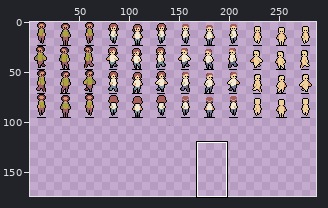
Pixel-art file: ART/Jacson/Sprites/NPCs.aseprite. Above: a wide view before the commit, with the close-up outlined.
Close-up. Before the edit:
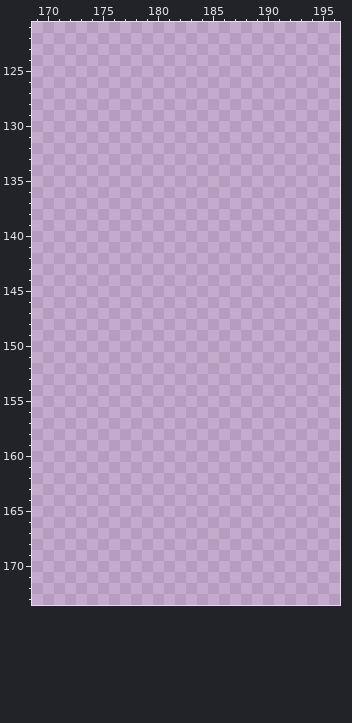
288x192 pixels, 1 frame. Shown: x 169..196, y 121..173. The wide view leaves out empty margins.
Visible layers, top first: "Hair", "Clothing", "Fleshy".
Palette (. is transparent): 
And afterwards:
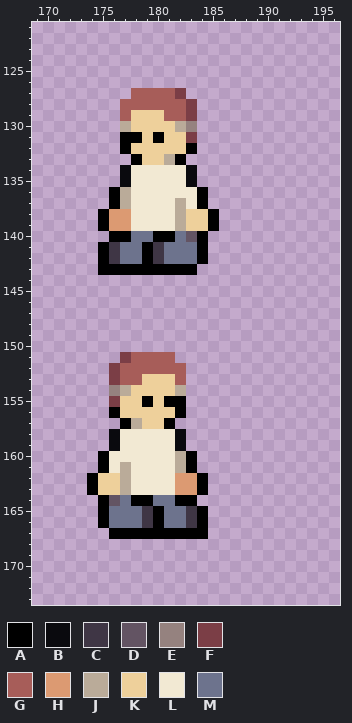
Colours new in this view: A #000000  B #0a0a0e  C #3f3645  D #635463  E #95827f  F #7b3e46  G #a75d59  H #dc9a72  J #baab99  K #eed09b  L #f2e9d3  M #6d738d
Edits made:
Layers "Hair", "Clothing", "Fleshy":
y 127: x 178..182 ..... -> GGGGF
y 128: x 177..183 ....... -> GGGGGGF
y 129: x 177..183 ....... -> GKKKGGF
y 130: x 177..183 ....... -> JKKKKJE
y 131: x 177..183 ....... -> AAKAKKF
y 132: x 177..183 ....... -> AKKKKKA
y 133: x 178..182 ..... -> AKKJA
y 134..135: x 177..183 ....... -> BLLLLLB
y 136: x 176..184 ......... -> AJLLLLLLA
y 137: x 176..184 ......... -> AJLLLLJLA
y 138..139: x 175..185 ........... -> AHHLLLLJKKA
y 140: x 176..184 ......... -> AAMMAAMDA
y 141..142: x 175..184 .......... -> ACMMACMMMA
y 143: x 175..183 ......... -> AAAAAAAAA
y 151: x 177..181 ..... -> FGGGG
y 152: x 176..182 ....... -> FGGGGGG
y 153: x 176..182 ....... -> FGGKKKG
y 154: x 176..182 ....... -> EJKKKKJ
y 155: x 176..182 ....... -> FKKAKAA
y 156: x 176..182 ....... -> AKKKKKA
y 157: x 177..181 ..... -> AJKKA
y 158..159: x 176..182 ....... -> BLLLLLB
y 160: x 175..183 ......... -> ALLLLLLJA
y 161: x 175..183 ......... -> ALJLLLLJA
y 162..163: x 174..184 ........... -> AKKJLLLLHHA
y 164: x 175..183 ......... -> ADMAAMMAA
y 165..166: x 175..184 .......... -> AMMMCAMMCA
y 167: x 176..184 ......... -> AAAAAAAAA
